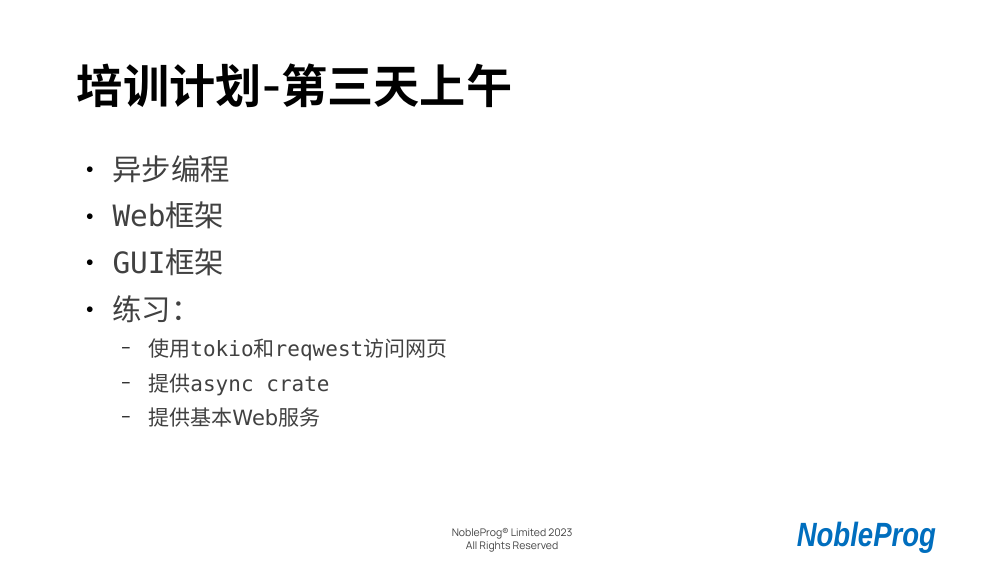
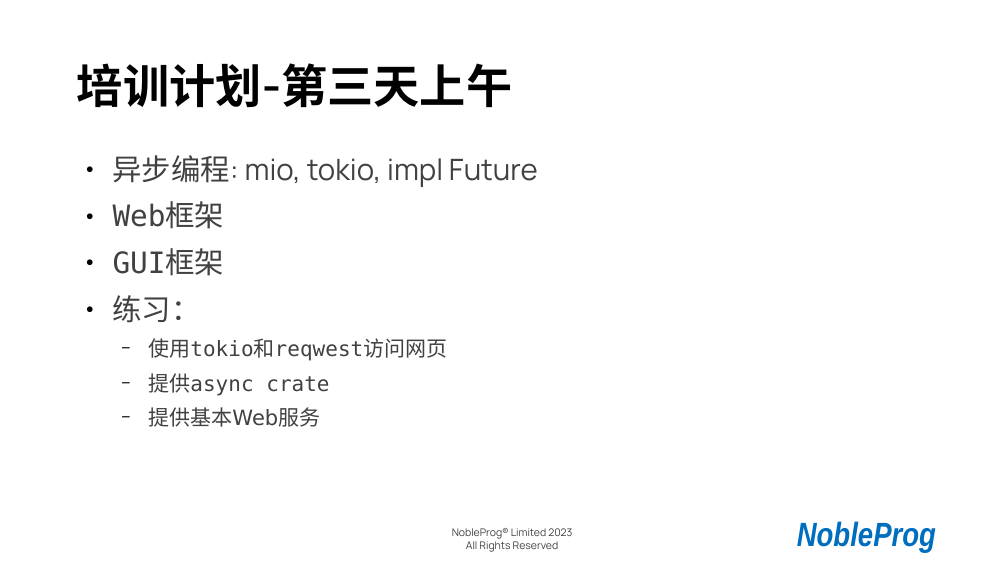
Before and after one commit to cathay4t/rust_training_2023_shanghai, a slide deck: slide 6 of presentation.odp. Drawn at 1008x567 pixels with LibreOffice and Linux fonts; fonts in the diff are those of the drawing; background and template pictures are left out. Boxes give left, top, right and bottom in pixels: in the first picture for what was removed or moved away, otherwise in the second. Text is boxed around its words. In the diff, an @@ line names an element or a change of style, - is before the commit and + after.

```diff
--- a/presentation.odp
+++ b/presentation.odp
@@ text at (113,155,538,187): text changed @@
-● 异步编程
+● 异步编程: mio, tokio, impl Future
```
Also in this commit, not shown: 4 other slides changed, 1 slide added, 1 slide removed, 10 other files.
